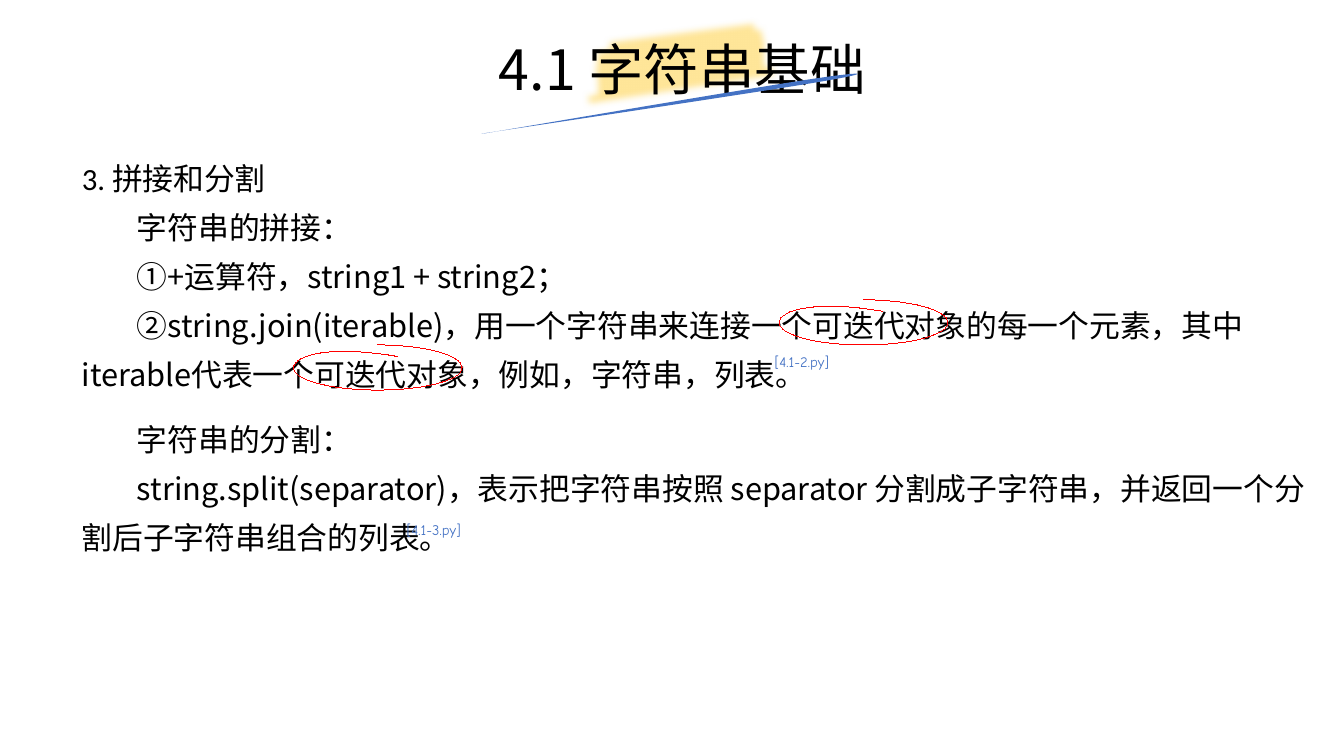
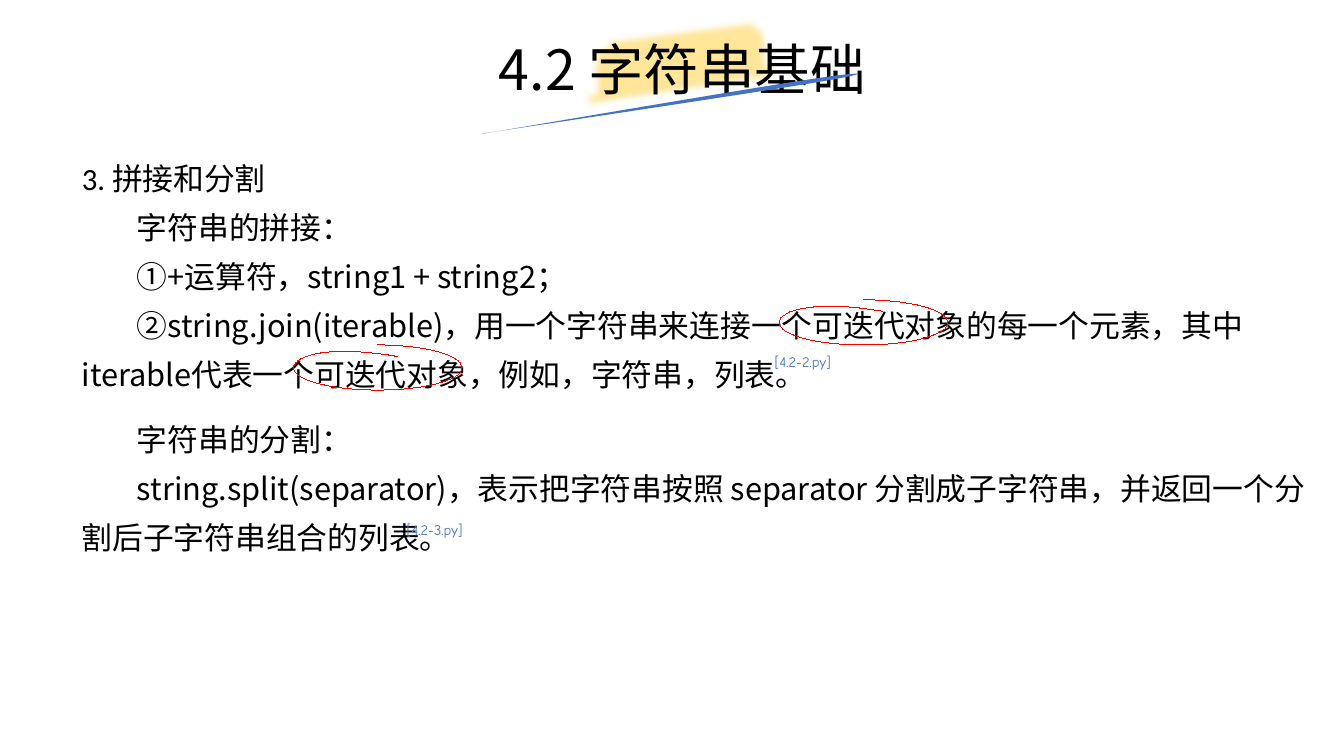
Before and after one commit to yiwenliu/CorePython, a slide deck: slide 20 of PPT/CorePython.pptx (slide 18 before the commit). Drawn at 1344x756 pixels with LibreOffice and Linux fonts; fonts in the diff are those of the drawing. Boxes give left, top, right and bottom in pixels: in the first picture for what was removed or moved away, otherwise in the second. Text is boxed around its words. In the diff, an @@ line names an element or a change of style, - is before the commit and + after.

```diff
--- a/PPT/CorePython.pptx
+++ b/PPT/CorePython.pptx
@@ title at <box>499,34,865,104</box>: text changed @@
-4.1 字符串基础
+4.2 字符串基础
@@ text at <box>775,355,831,370</box>: text changed @@
-[4.1-2.py]
+[4.2-2.py]
@@ text at <box>407,523,463,541</box>: text changed @@
-[4.1-3.py]
+[4.2-3.py]
```
Also in this commit, not shown: 2 other slides changed, 3 slides added, 1 slide removed, 5 other files.
